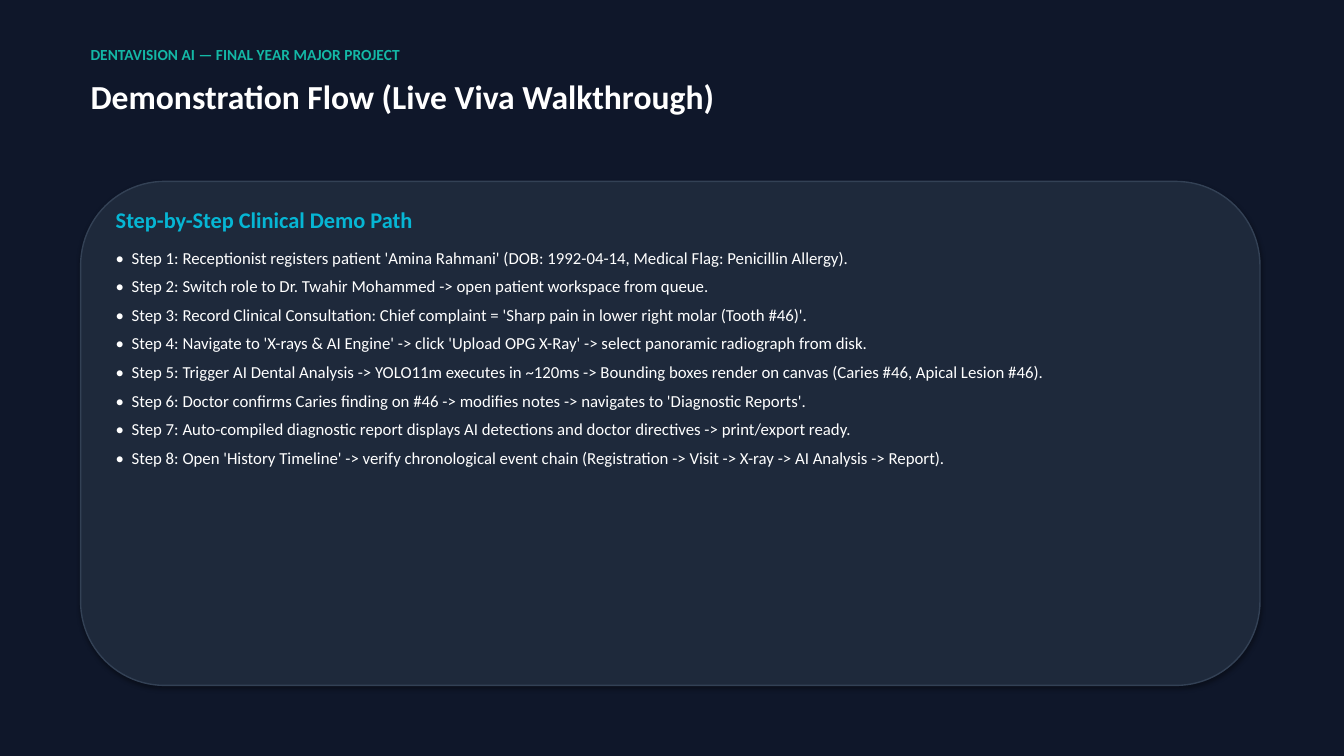
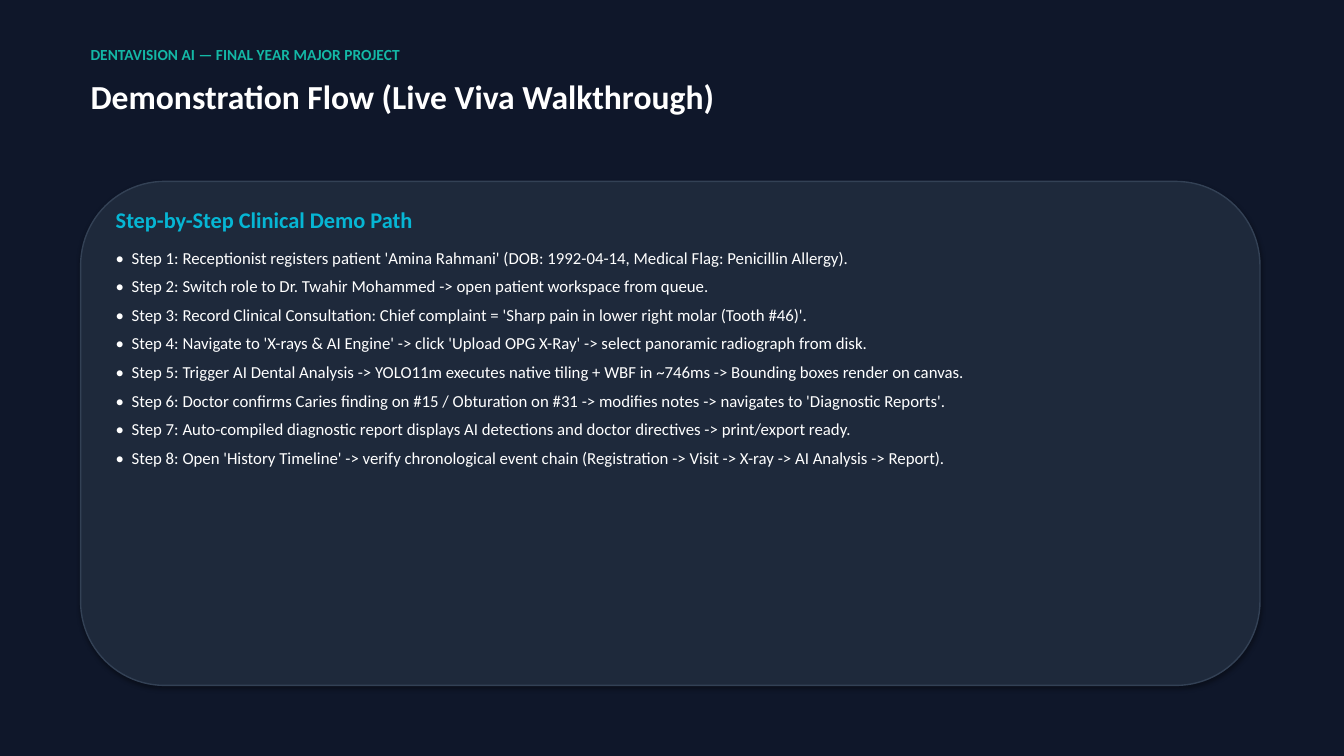
Before and after one commit to noaman10a/DentaVision-AI, a slide deck: slide 12 of docs/presentation/DentaVision_AI_Final_Presentation.pptx (slide 11 before the commit). Drawn at 1344x756 pixels with LibreOffice and Linux fonts; fonts in the diff are those of the drawing. Boxes give left, top, right and bottom in pixels: in the first picture for what was removed or moved away, otherwise in the second. Text is boxed around its words. In the diff, an @@ line names an element or a change of style, - is before the commit and + after.

```diff
--- a/docs/presentation/DentaVision_AI_Final_Presentation.pptx
+++ b/docs/presentation/DentaVision_AI_Final_Presentation.pptx
@@ text at <box>132,366,964,410</box>: text changed @@
-• Step 5: Trigger AI Dental Analysis -> YOLO11m executes in ~120ms -> Bounding boxes render on canvas (Caries #46, Apical Lesion #46).
-• Step 6: Doctor confirms Caries finding on #46 -> modifies notes -> navigates to 'Diagnostic Reports'.
+• Step 5: Trigger AI Dental Analysis -> YOLO11m executes native tiling + WBF in ~746ms -> Bounding boxes render on canvas.
+• Step 6: Doctor confirms Caries finding on #15 / Obturation on #31 -> modifies notes -> navigates to 'Diagnostic Reports'.
```
Also in this commit, not shown: 1 other slide changed, 1 slide added, 12 other files.
